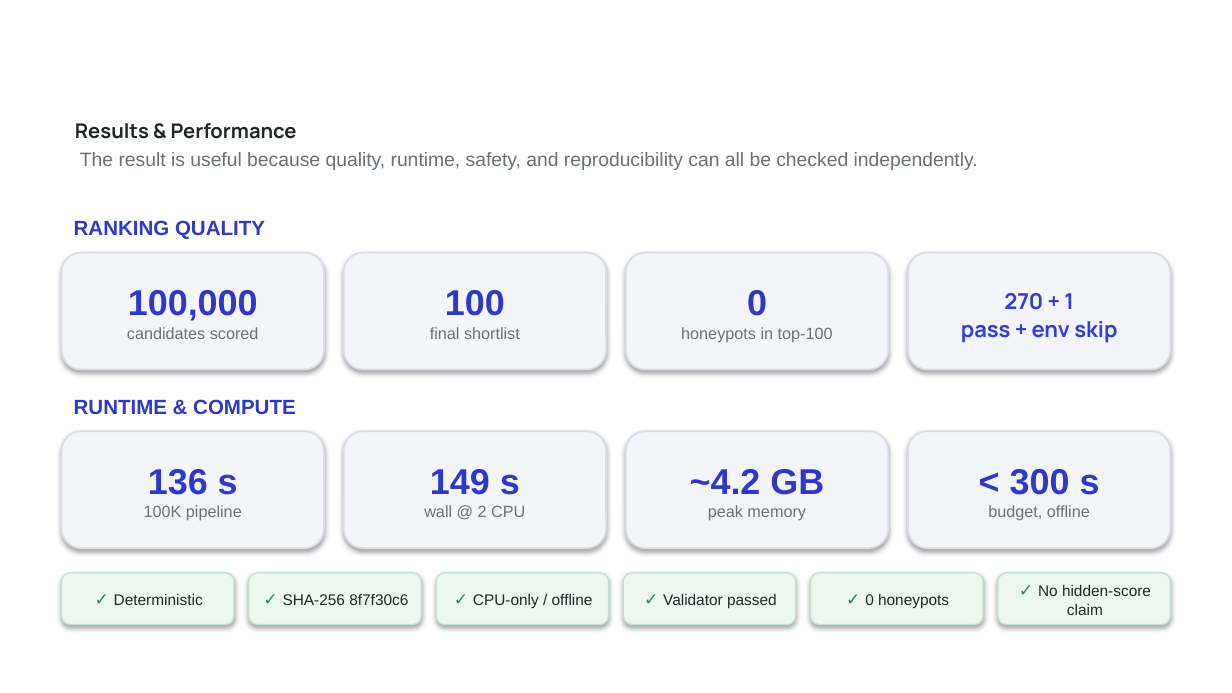
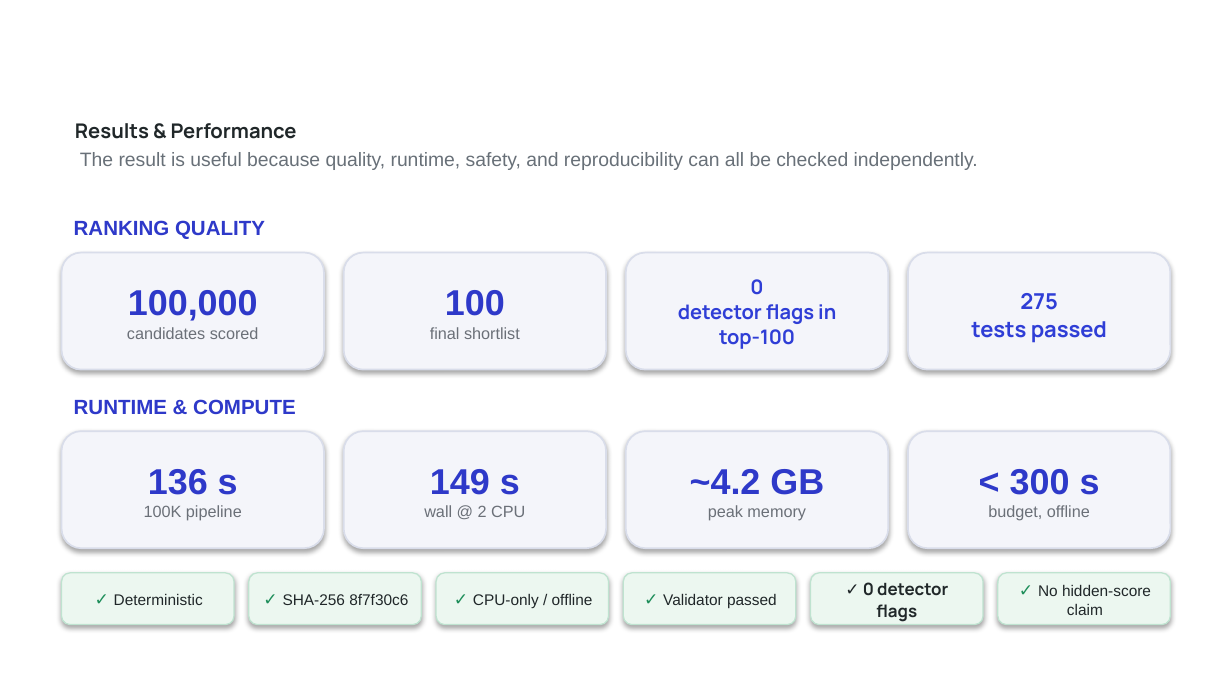
Before and after one commit to bansalbhunesh/redrob-hirefit-ranker, a slide deck: slide 8 of docs/HireFit_Submission_Deck.pptx. Drawn at 1232x693 pixels with LibreOffice and Linux fonts; fonts in the diff are those of the drawing; background and template pictures are left out. Boxes give left, top, right and bottom in pixels: in the first picture for what was removed or moved away, otherwise in the second. Text is boxed around its words. In the diff, an @@ line names an element or a change of style, - is before the commit and + after.

```diff
--- a/docs/HireFit_Submission_Deck.pptx
+++ b/docs/HireFit_Submission_Deck.pptx
@@ text in rounded rectangle at <box>750,279,763,295</box>: size 21 to 11.6 pt, font Arial to Manrope, text colour #2E39C9 to #2F3ED6 in "0"; line spacing 1 to 1.05 @@
@@ text in rounded rectangle at <box>971,293,1107,343</box>: text changed @@
-270 + 1
-pass + env skip
+275
+tests passed
@@ text in rounded rectangle at <box>678,304,836,349</box>: text changed; size 9.5 to 11.6 pt; font Arial to Manrope; text colour #6B7078 to #2F3ED6; bold on @@
-honeypots in top-100
+detector flags in top-100
@@ text in rounded rectangle at <box>863,582,948,622</box>: text changed; size 9 to 9.9 pt; font Arial to Manrope; bold on @@
-✓ 0 honeypots
+✓ 0 detector flags
```
Also in this commit, not shown: 9 other slides changed, 22 other files.
